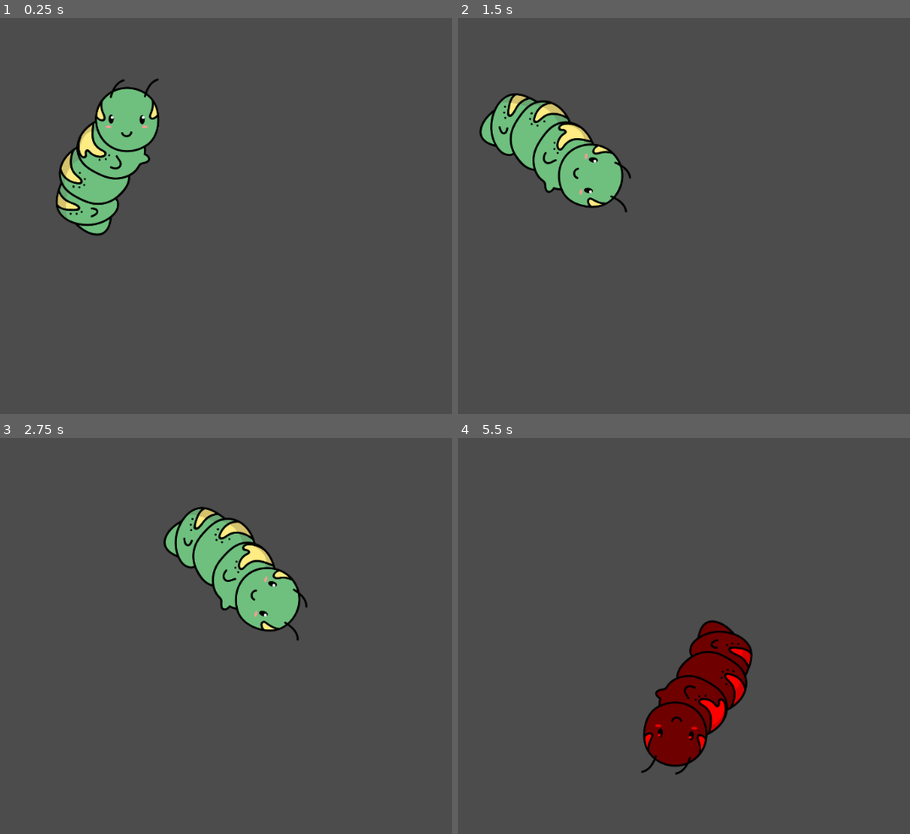
Above: before the commit, frames 1-4 (two rows, left to right).
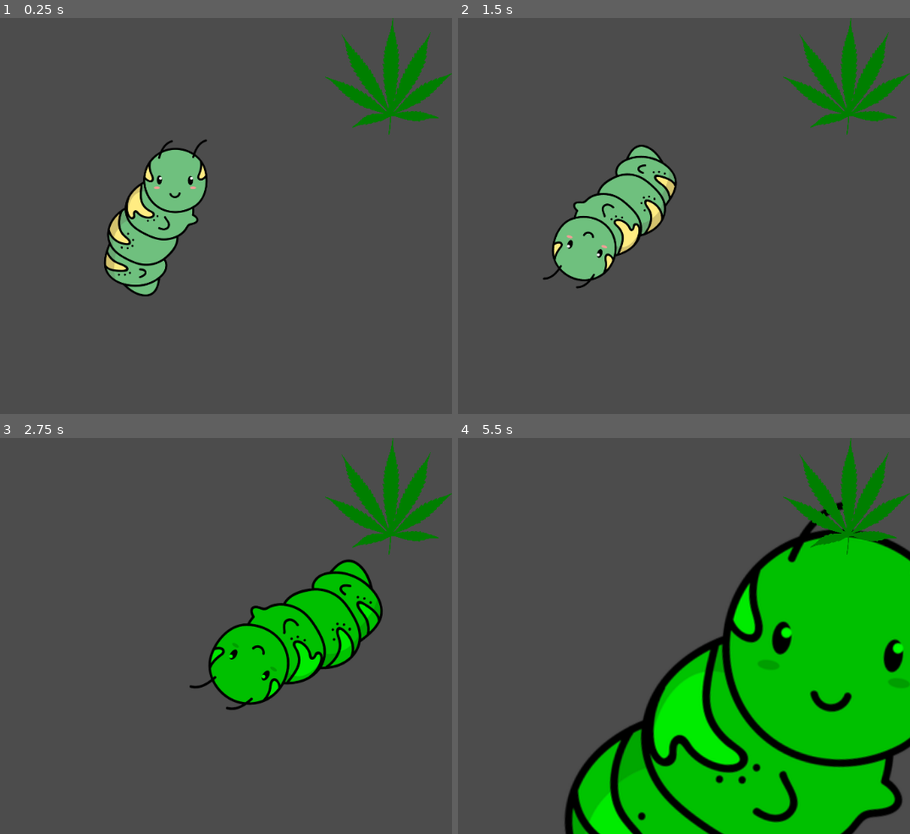
Above: after the commit, the same moments.

Repository: OperationBeans/Joc_3r_Trimestre_Pau
Game: Godot game, scene res://JOC.tscn
The game is run twice, just before and just after one commit, with the same random seed, the same clock (stepped at 60 frames per second) and the same inputs.
Inputs:
- Up to frame 1 (0.25 s): no input
- Up to frame 2 (1.5 s): tap Enter at 0.5 s; hold Backspace (girar_angle) 0.53-1.28 s; tap Backspace (girar_angle) at 1.35 s
- Up to frame 3 (2.75 s): tap Space at 2 s; hold D (mou_dreta) from 2.03 s (still down); tap Backspace (girar_angle) at 2.3 s
- Up to frame 4 (5.5 s): release D (mou_dreta) at 2.78 s; tap W (mou_endevant) at 2.85 s; tap Backspace (girar_angle) at 3.05, 3.8, 4.55 s; tap Enter at 3.5 s; hold S (mou_enrrere) 3.53-4.28 s; tap A (mou_esquerra) at 4.35 s; tap Space at 5 s; hold Backspace (girar_angle) from 5.03 s (still down)

The runs differ from the first frame. In frame 1, 13% of the frame differs, in the area x 12-100%, y 0-71%; in frame 2, 12%; in frame 3, 15%; in frame 4, 43%, in the area x 23-100%, y 0-100%.

Commit message:
Creació de múltiples àrees i escenes

Diff:
--- a/Godot.gd
+++ b/Godot.gd
@@ -2,13 +2,13 @@
 export var velocitat : int = 300
 export var tamany = Vector2(0.5, 0.5)
 var direccio = Vector2(0, 0)
+var a = 1
 
 func _ready():
 	rotation_degrees = 0
 	position = Vector2(500, 200)
 	scale = tamany
 func _process(delta):
-
 	if  Input.is_action_pressed("mou_dreta"):
 		direccio += Vector2.RIGHT
 	if  Input.is_action_pressed("mou_esquerra"):
@@ -20,14 +20,18 @@
 	if Input.is_action_pressed("girar_angle"):
 		tamany.x += 100
 		tamany.y += 100
-		rotation_degrees += 2
+		rotation_degrees += 4
 	position += direccio.normalized() * velocitat * delta
 	direccio = Vector2.ZERO
 
 
 func _on_Personatge_area_entered(area):
-	modulate = Color(1,0,0)
-
+	for i in range(0,12,1):
+		modulate = Color(0,1,0)
+		scale += Vector2(0.01,0.01)
+		rotation_degrees += 120
 
 func _on_Personatge_area_exited(area):
-	modulate = Color(1,1,1)
+	for i in range(0,12,1):
+		modulate = Color(1,1,1)
+		scale += Vector2(0.01,0.01)
--- a/JOC.tscn
+++ b/JOC.tscn
@@ -1,32 +1,38 @@
-[gd_scene load_steps=5 format=2]
+[gd_scene load_steps=6 format=2]
 
 [ext_resource path="res://oruga.png" type="Texture" id=1]
 [ext_resource path="res://Godot.gd" type="Script" id=2]
+[ext_resource path="res://cannabis_PNG38.png" type="Texture" id=3]
 
 [sub_resource type="CapsuleShape2D" id=3]
-radius = 239.0
+radius = 225.0
 
 [sub_resource type="RectangleShape2D" id=2]
-extents = Vector2( 125.5, 86 )
+extents = Vector2( 97.125, 86 )
 
 [node name="JOC" type="Node2D"]
+position = Vector2( 76, 103 )
 
 [node name="Personatge" type="Area2D" parent="."]
 script = ExtResource( 2 )
 
 [node name="Godot" type="Sprite" parent="Personatge"]
-position = Vector2( 6, 21.5 )
 scale = Vector2( 1.01563, 1.01367 )
 texture = ExtResource( 1 )
 
 [node name="CollisionShape2D" type="CollisionShape2D" parent="Personatge"]
-position = Vector2( 16, 35 )
+position = Vector2( 8, 34 )
 shape = SubResource( 3 )
 
 [node name="Area2D" type="Area2D" parent="."]
 
+[node name="CannabisPng38" type="Sprite" parent="Area2D"]
+position = Vector2( 852, -11 )
+scale = Vector2( 0.096375, 0.0921875 )
+texture = ExtResource( 3 )
+
 [node name="CollisionShape2D" type="CollisionShape2D" parent="Area2D"]
-position = Vector2( 882, 500 )
+position = Vector2( 851.125, 0 )
 shape = SubResource( 2 )
 
 [connection signal="area_entered" from="Personatge" to="Personatge" method="_on_Personatge_area_entered"]
Binary file added: cannabis_PNG38.png
Not shown, added: cannabis_PNG38.png.import
Binary file added: maria.png
Not shown, added: maria.png.import
